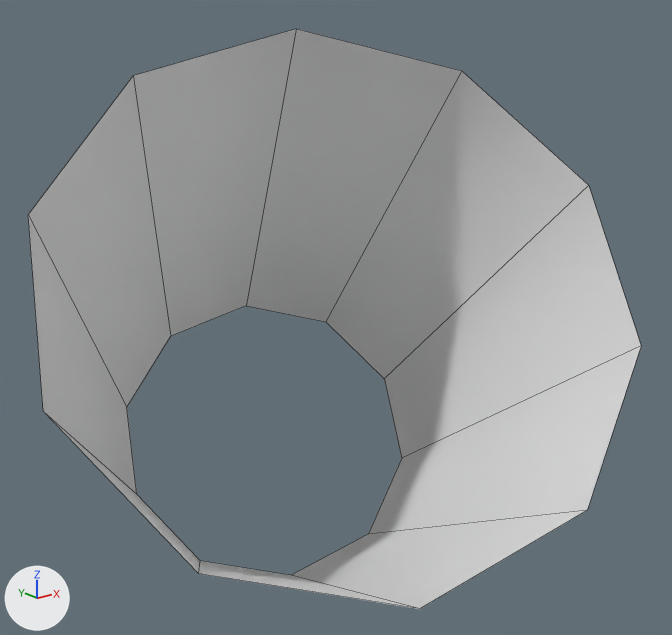
The FBX model unity/Assets/Art/Models/Nakiusagi_Limb2U.fbx, before and after one commit.
Camera for both pictures: a 50 mm camera at (-0.761, -0.921, 0.326) aimed at (0.132, 0.196, -0.12). Arrows for +X, +Y and +Z are at lower left; the lights stay in place. The older version comes first. Mesh edges are drawn as thin lines. Where no turn or scale is listed for an object, it has been applied to the vertices.

In view in the first picture: 'Nakiusagi_Limb2U'.
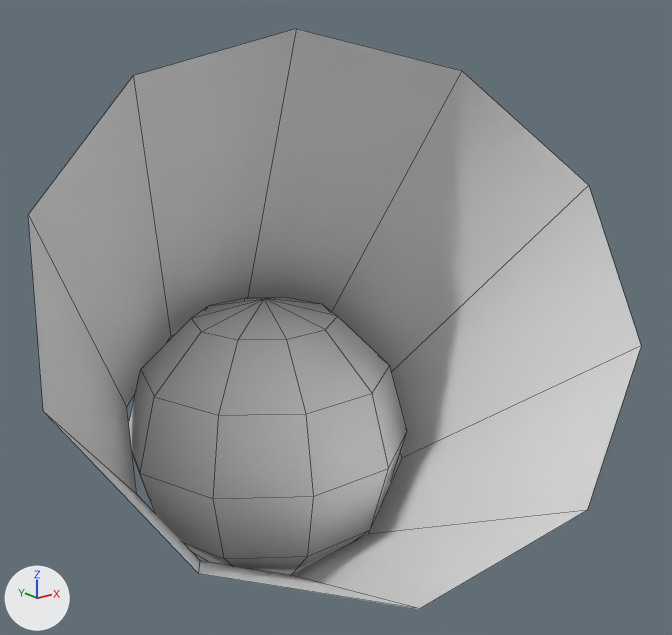
Edits to the scene script, one JSON object a line:
```json
{"block": "me_nakiusagi_limb2u", "where": "# used by ob_nakiusagi_limb2u; location = (0.0, 0.0, 0.0)"}
{"op": "remove", "block": "me_nakiusagi_limb2u", "code": "me_nakiusagi_limb2u.from_pydata(...)  # 20 vertices, 10 faces; spans x -0.402..0.468, y -0.294..0.696, z -0.665..0.322"}
{"op": "add", "block": "me_nakiusagi_limb2u", "code": "me_nakiusagi_limb2u.from_pydata(...)  # 72 vertices, 70 faces; spans x -0.402..0.48, y -0.294..0.766, z -0.73..0.322"}
{"block": "me_nakiusagi_limb2u", "change": "me_nakiusagi_limb2u part 1: a new loose piece, a UV sphere (10 segments, 6 rings, poles along z) spanning x -0.08..0.48, y 0.234..0.766, z -0.73..-0.17, in mat_vertexcolor (white #e7e7e7)"}
```

Changed parts and their boxes [x1, y1, x2, y2] in the pictures (672 x 635 px):
```json
{"part": 1, "of": "me_nakiusagi_limb2u", "change": "added", "after": [129, 298, 407, 575]}
```
